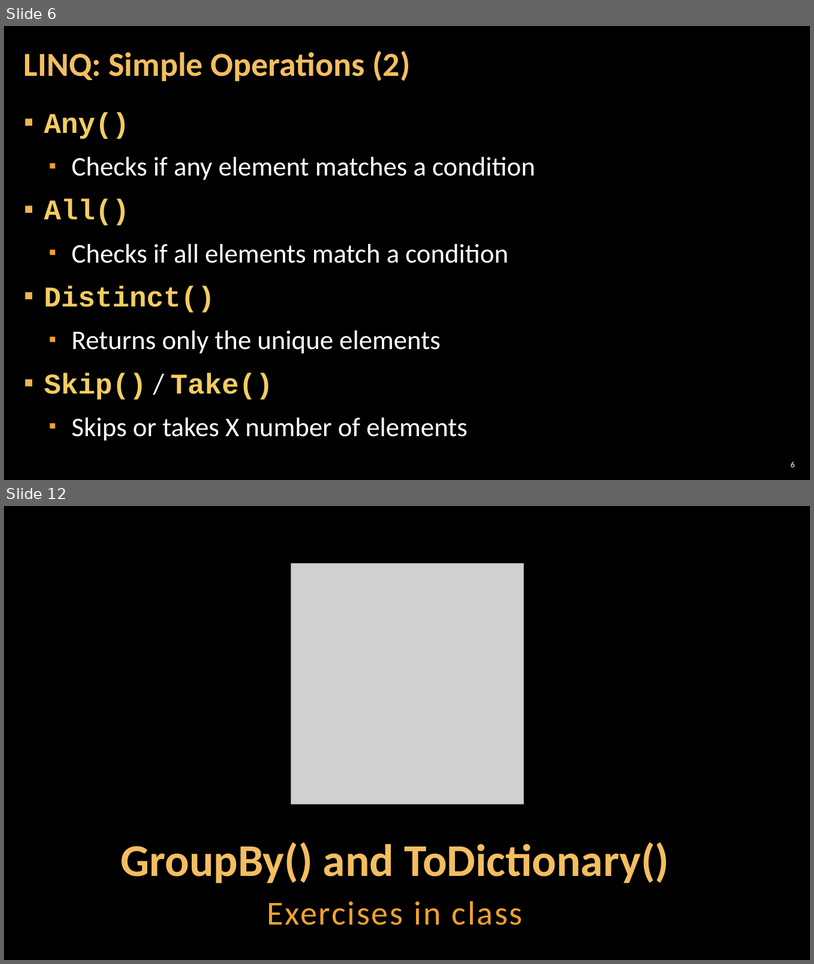
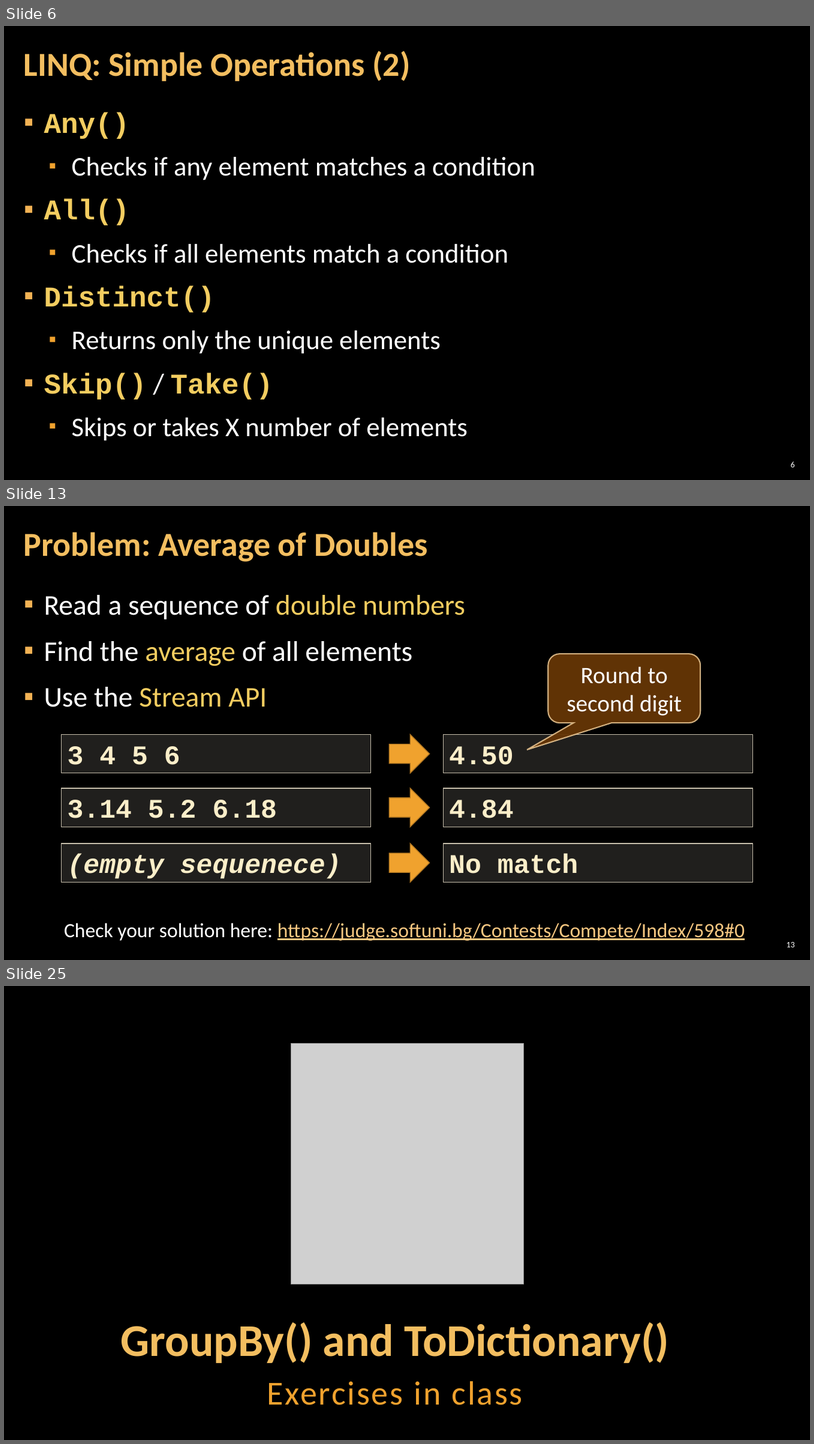
Before and after one commit to GoldenR1618/SoftUni-Exercises-and-Exams, a slide deck: 05.C#_Advanced/08.BUILT-IN_QUERY_METHODS_-_LINQ/08. CSharp-Advanced-LINQ.pptx. Shown one above the other, each under a label of ours: slides 6 and 12 before the commit, slides 6, 13 and 25 after it; the slides between them are not shown. The pictures are 814x964 and 814x1444 pixels, drawn with LibreOffice and Linux fonts; fonts in the diff are those of the drawing; grey boxes stand for pictures; background and template pictures are left out. Boxes give left, top, right and bottom in pixels: in the first picture for what was removed or moved away, otherwise in the second. Text is boxed around its words. In the diff, an @@ line names an element or a change of style, - is before the commit and + after.

```diff
--- a/05.C#_Advanced/08.BUILT-IN_QUERY_METHODS_-_LINQ/08. CSharp-Advanced-LINQ.pptx
+++ b/05.C#_Advanced/08.BUILT-IN_QUERY_METHODS_-_LINQ/08. CSharp-Advanced-LINQ.pptx
@@ slide 13 added at bbox=[4, 506, 810, 960], background picture (left out) @@
@@ title added at bbox=[24, 532, 428, 562], 40 pt, text #F3BE60, bold @@
+Problem: Average of Doubles
@@ text added at bbox=[44, 595, 465, 707], 34 pt, text #FFFFFF @@
+▪ Read a sequence of double numbers
+▪ Find the average of all elements
+▪ Use the Stream API
@@ rounded speech box added at bbox=[548, 654, 701, 723], fill #663606 at 95% opacity, outline #F8D49E 1.5 pt, 28 pt, text #FFFFFF @@
+Round to second digit
@@ rectangle added at bbox=[62, 734, 371, 773], fill #D9D5C7 at 15% opacity, outline #C7BFAC 1 pt, 32 pt, text #FBEEC9, bold @@
+3 4 5 6
@@ right arrow added at bbox=[389, 734, 430, 773], fill #F0A22E, outline #B27822 1 pt @@
@@ rectangle added at bbox=[443, 734, 753, 773], fill #D9D5C7 at 15% opacity, outline #C7BFAC 1 pt, 32 pt, text #FBEEC9, bold @@
+4.50
@@ rectangle added at bbox=[62, 788, 371, 826], fill #D9D5C7 at 15% opacity, outline #C7BFAC 1 pt, 32 pt, text #FBEEC9, bold @@
+3.14 5.2 6.18
@@ right arrow added at bbox=[389, 788, 430, 826], fill #F0A22E, outline #B27822 1 pt @@
@@ rectangle added at bbox=[443, 788, 753, 826], fill #D9D5C7 at 15% opacity, outline #C7BFAC 1 pt, 32 pt, text #FBEEC9, bold @@
+4.84
@@ rectangle added at bbox=[62, 843, 371, 882], fill #D9D5C7 at 15% opacity, outline #C7BFAC 1 pt, 32 pt, text #FBEEC9, bold, italic @@
+(empty sequenece)
@@ right arrow added at bbox=[389, 843, 430, 882], fill #F0A22E, outline #B27822 1 pt @@
@@ rectangle added at bbox=[443, 843, 753, 882], fill #D9D5C7 at 15% opacity, outline #C7BFAC 1 pt, 32 pt, text #FBEEC9, bold @@
+No match
@@ text added at bbox=[64, 922, 745, 940], 24 pt, text #F6C781, underline @@
+Check your solution here: https://judge.softuni.bg/Contests/Compete/Index/598#0
@@ page number added at bbox=[787, 942, 795, 947], 10 pt, text #FFFFFF @@
+13
@@ what was slide 12 is now slide 25 @@
```
Also in this commit, not shown: 6 slides changed, 15 other slides added, 4 slides removed, 39 other files.
